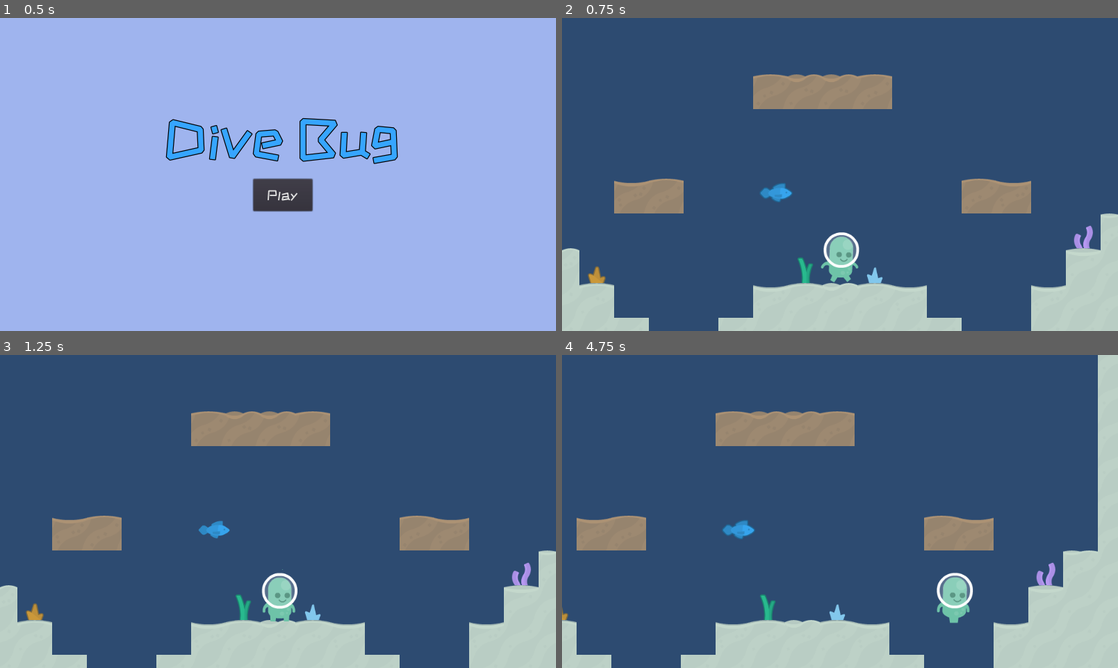
Above: before the commit, frames 1-4 (two rows, left to right).
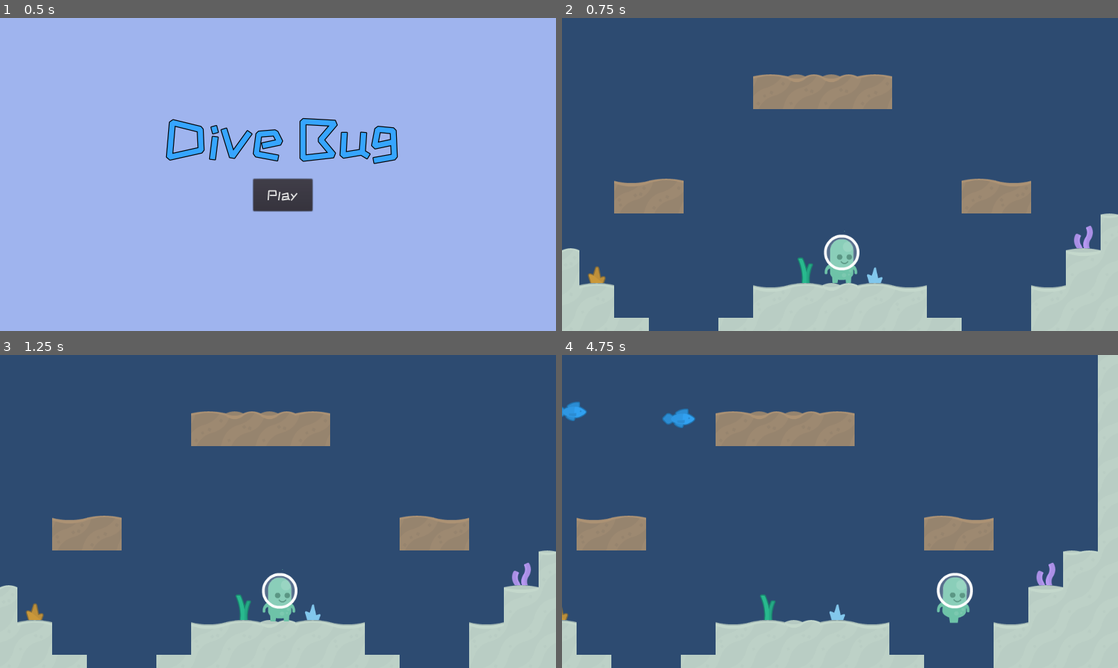
Above: after the commit, the same moments.

Repository: cpvanlue/dive-bug
Game: Godot game, scene res://MainMenu/MainMenu.tscn
The game is run twice, just before and just after one commit, with the same random seed, the same clock (stepped at 60 frames per second) and the same inputs.
Inputs:
- Up to frame 1 (0.5 s): no input
- Up to frame 2 (0.75 s): click "Play" at 0.5 s
- Up to frame 3 (1.25 s): no input
- Up to frame 4 (4.75 s): tap Enter (shoot) at 1.25, 2.1 s; hold D (right) 1.28-2.78 s; tap Space (swim) at 1.35, 2.3, 3.05, 3.6, 4.35 s; hold A (left) 2.78-3.53 s; hold Shift (sprint) 2.78-3.53 s; hold D (right) from 3.53 s (still down)

Frame 1 is identical in both runs. In frame 2, 0.6% of the frame differs, in the area x 35-54%, y 52-85%; in frame 3, 0.2%; in frame 4, 0.6%.

Commit message:
Implement automated enemy movement and collision between enemies, players, and fireballs

Diff:
--- a/Enemy/Enemy.gd
+++ b/Enemy/Enemy.gd
@@ -4,3 +4,20 @@
 export var speed := 100
 
 var health := 1
+var velocity := Vector2.ZERO
+var height := randi() % 640
+var dir := true
+
+func _init() -> void:
+	if randi() % 2:
+		dir = false
+	if dir:
+		velocity.x = speed
+		position = Vector2(-100, height)
+	else:
+		velocity.x = -speed
+		position = Vector2(1100, height)
+
+
+func _physics_process(delta: float) -> void:
+	var _collision = move_and_collide(velocity * delta)
--- a/Enemy/Enemy.tscn
+++ b/Enemy/Enemy.tscn
@@ -5,7 +5,7 @@
 
 [sub_resource type="CapsuleShape2D" id=1]
 radius = 14.1492
-height = 21.7802
+height = 29.2168
 
 [sub_resource type="AtlasTexture" id=2]
 flags = 4
@@ -41,6 +41,9 @@
 } ]
 
 [node name="Enemy" type="KinematicBody2D"]
+collision_layer = 2
+collision_mask = 10
+collision/safe_margin = 0.001
 script = ExtResource( 2 )
 
 [node name="EnemyBody" type="CollisionShape2D" parent="."]
@@ -51,3 +54,5 @@
 frames = SubResource( 6 )
 animation = "swim"
 playing = true
+
+[node name="LayerTimer" type="Timer" parent="."]
--- a/Level/Level.gd
+++ b/Level/Level.gd
@@ -3,6 +3,16 @@
 
 signal player_eliminated
 
+var spawning := true
+
+
+func _process(_delta: float) -> void:
+	if spawning:
+		var enemy = preload("res://Enemy/Enemy.tscn").instance()
+		if !enemy.dir:
+			enemy.get_child(1).flip_h = true
+		add_child_below_node($TileMap, enemy)
+		spawnTimer()
 
 func _on_KillZone_body_entered(body: Node) -> void:
 	print(str(body.name) + " has been eliminated via a kill zone.")
@@ -18,10 +28,15 @@
 		body.queue_free()
 
 
-
 func _on_Enemy_Killed() -> void:
 	print("Score increased by 10.")
 
 
 func _on_ReplayButton_pressed() -> void:
 	var _returnValue = get_tree().change_scene("MainMenu/MainMenu.tscn")
+
+
+func spawnTimer() -> void:
+	spawning = false
+	$EnemySpawnTimer.start(2); yield($EnemySpawnTimer, "timeout")
+	spawning = true
--- a/Level/Level.tscn
+++ b/Level/Level.tscn
@@ -1,10 +1,9 @@
-[gd_scene load_steps=51 format=2]
+[gd_scene load_steps=50 format=2]
 
 [ext_resource path="res://Common/fishTilesheet.png" type="Texture" id=1]
 [ext_resource path="res://Player/Player.tscn" type="PackedScene" id=2]
 [ext_resource path="res://Level/Level.gd" type="Script" id=3]
 [ext_resource path="res://Common/ZCOOLKuaiLe-Regular.ttf" type="DynamicFontData" id=4]
-[ext_resource path="res://Enemy/Enemy.tscn" type="PackedScene" id=5]
 
 [sub_resource type="ConvexPolygonShape2D" id=1]
 points = PoolVector2Array( 0, 0, 64, 0, 64, 64, 0, 64 )
@@ -1520,8 +1519,7 @@
 "_edit_use_anchors_": false
 }
 
-[node name="Enemy" parent="." instance=ExtResource( 5 )]
-position = Vector2( 426, 345 )
+[node name="EnemySpawnTimer" type="Timer" parent="."]
 
 [connection signal="body_entered" from="KillZone" to="." method="_on_KillZone_body_entered"]
 [connection signal="body_entered" from="LEnemyKillZone" to="." method="_on_KillZone_body_entered"]
--- a/Player/Fireball.gd
+++ b/Player/Fireball.gd
@@ -17,5 +17,6 @@
 		if (collision.collider.name == "TileMap"):
 			self.queue_free()
 		elif ("Enemy" in collision.collider.name):
+			emit_signal("enemy_down")
+			get_parent().get_node(collision.collider.name).queue_free()
 			self.queue_free()
-			emit_signal("enemy_down")
--- a/Player/Fireball.tscn
+++ b/Player/Fireball.tscn
@@ -22,6 +22,8 @@
 }
 
 [node name="Fireball" type="KinematicBody2D"]
+collision_layer = 3
+collision_mask = 3
 script = ExtResource( 1 )
 
 [node name="CollisionShape2D" type="CollisionShape2D" parent="."]
@@ -36,3 +38,5 @@
 playback_speed = 4.88
 method_call_mode = 1
 anims/Rotation = SubResource( 2 )
+
+[node name="Timer" type="Timer" parent="."]
--- a/Player/Player.gd
+++ b/Player/Player.gd
@@ -23,7 +23,7 @@
 		velocity.y = 50
 	var _velocity = move_and_slide(velocity, Vector2(0, -1))
 	for i in get_slide_count():
-		if get_slide_collision(i).collider.name == "Enemy" and !immunity:
+		if "Enemy" in get_slide_collision(i).collider.name and !immunity:
 			print("I have collided with an enemy. Immune for 3 seconds.")
 			_immunityTimer()
 	if velocity.y > gravity:
@@ -33,7 +33,13 @@
 
 func _immunityTimer() -> void:
 	immunity = true
-	$Animations/ImmunityTimer.start(3); yield($Animations/ImmunityTimer, "timeout")
+	set_collision_mask_bit(1, false)
+	set_collision_layer_bit(1, false)
+	$Animations/AnimatedSprite.animation = "dead"
+	$Animations/ImmunityTimer.start(2); yield($Animations/ImmunityTimer, "timeout")
+	$Animations/AnimatedSprite.animation = "idle"
+	set_collision_mask_bit(1, true)
+	set_collision_layer_bit(1, true)
 	immunity = false
 
 
@@ -46,7 +52,8 @@
 		$Animations/AnimatedSprite.flip_h = true
 		if is_on_floor():
 			velocity.x = velocity.x / 1.25
-			$Animations/AnimatedSprite.play("walk")
+			if !immunity:
+				$Animations/AnimatedSprite.play("walk")
 	elif Input.is_action_pressed("right"):
 		velocity.x = speed
 		if Input.is_action_pressed("sprint"):
@@ -54,13 +61,15 @@
 		$Animations/AnimatedSprite.flip_h = false
 		if is_on_floor():
 			velocity.x = velocity.x / 1.25
-			$Animations/AnimatedSprite.play("walk")
+			if !immunity:
+				$Animations/AnimatedSprite.play("walk")
 
 
 func _check_abilities(delta: float) -> void:
 	if Input.is_action_just_pressed("swim"):
 		$Animations/AnimatedSprite.frame = 0
-		$Animations/AnimatedSprite.play("swim")
+		if !immunity:
+			$Animations/AnimatedSprite.play("swim")
 		if Input.is_action_pressed("sprint"):
 				velocity.y += swim_impulse * 1.15
 		else:
@@ -90,7 +99,7 @@
 	else:
 		fireball.position.x = self.position.x - 55
 	fireball.position.y = self.position.y
-	fireball.connect("enemy_down", get_parent(), "_on_Enemy_Killed")
+	fireball.connect("enemy_down", get_parent(), "_on_Enemy_Killed", [], CONNECT_ONESHOT)
 	get_parent().add_child(fireball)
 	get_parent().move_child(fireball, 3)
 
@@ -99,4 +108,5 @@
 	if not (Input.is_action_pressed("left")
 		or Input.is_action_pressed("right")
 		or $Animations/AnimatedSprite.animation == "swim"):
-			$Animations/AnimatedSprite.play("idle")
+			if !immunity:
+				$Animations/AnimatedSprite.play("idle")
--- a/Player/Player.tscn
+++ b/Player/Player.tscn
@@ -54,10 +54,10 @@
 "name": "idle",
 "speed": 5.0
 }, {
-"frames": [ SubResource( 3 ) ],
+"frames": [ SubResource( 3 ), null ],
 "loop": true,
 "name": "dead",
-"speed": 5.0
+"speed": 10.0
 }, {
 "frames": [ SubResource( 4 ), SubResource( 5 ), SubResource( 6 ) ],
 "loop": false,
@@ -104,6 +104,8 @@
 }
 
 [node name="Player" type="KinematicBody2D"]
+collision_layer = 3
+collision_mask = 3
 script = ExtResource( 2 )
 
 [node name="DamageBox" type="CollisionShape2D" parent="."]
@@ -116,7 +118,7 @@
 position = Vector2( 0, 8.731 )
 scale = Vector2( 1.00736, 1 )
 frames = SubResource( 10 )
-animation = "dead"
+animation = "idle"
 playing = true
 
 [node name="RecoveryTimer" type="Timer" parent="Animations"]
